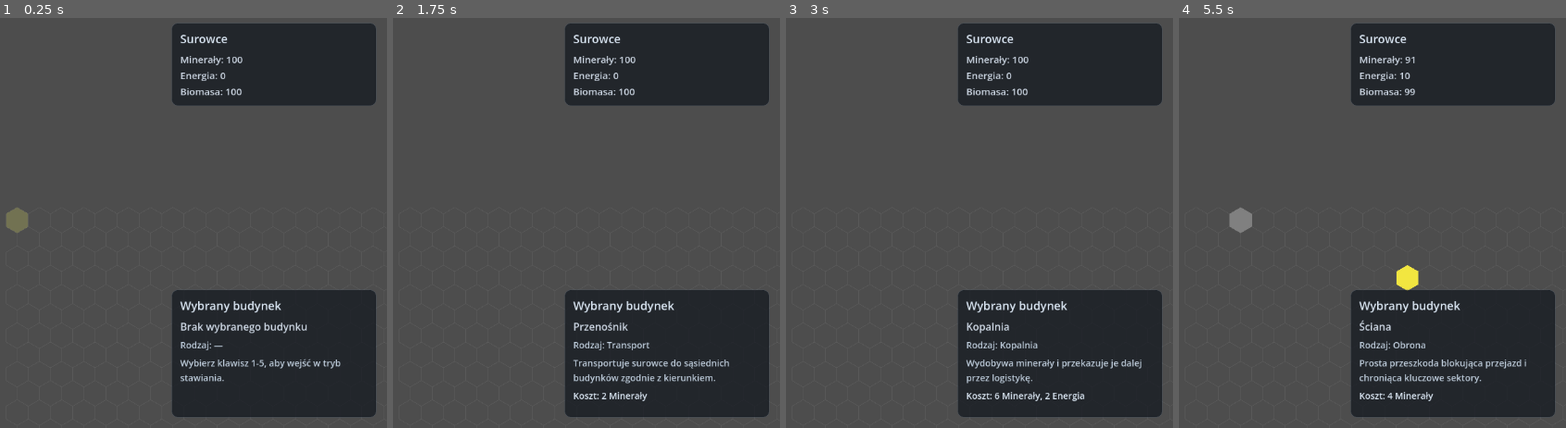
Above: before the commit, frames 1-4 (left to right).
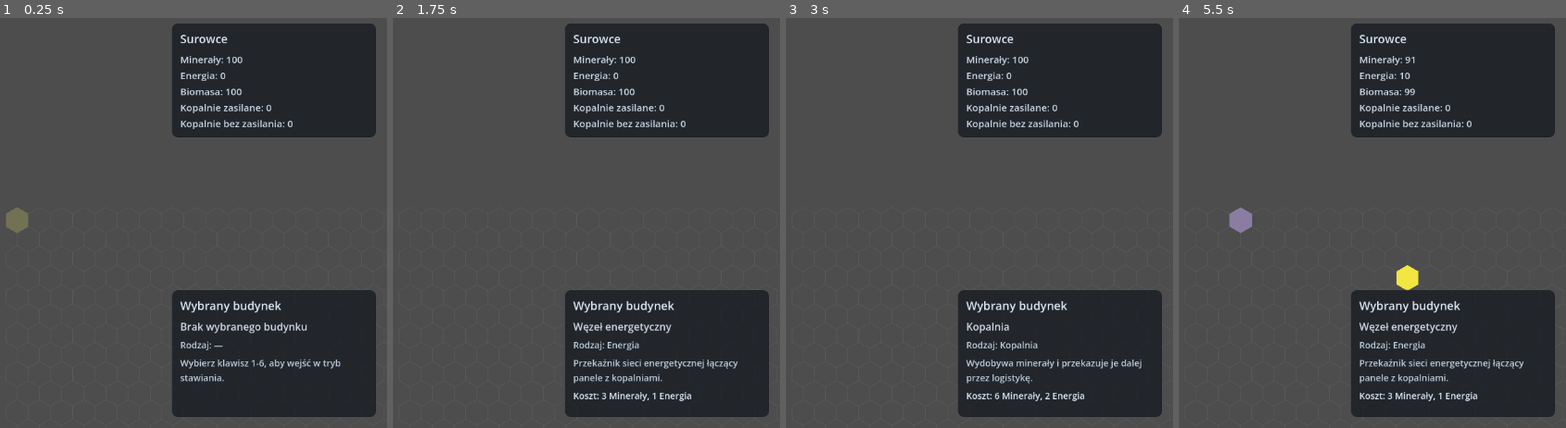
Above: after the commit, the same moments.

Repository: startrek1p2p/factory_game
Game: Godot game, scene res://scenes/main.tscn
The game is run twice, just before and just after one commit, with the same random seed, the same clock (stepped at 60 frames per second) and the same inputs.
Inputs (mouse positions are in pixels of both pictures, inside the frame that each line leads up to):
- Up to frame 1 (0.25 s): no input
- Up to frame 2 (1.75 s): tap Enter at 0.5 s; move the mouse to (571, 198) at 0.52 s; tap 6 (build_energy_node, bound only after the commit) at 0.6, 1.55 s; click (571, 198) at 0.67 s; tap Space at 1.25 s; move the mouse to (outside the picture) at 1.27 s; tap 3 (build_conveyor) at 1.35 s; click (outside the picture) at 1.42 s
- Up to frame 3 (3 s): tap Enter at 2 s; move the mouse to (878, 128) at 2.02 s; tap 0 (build_disable) at 2.1 s; click (878, 128) at 2.17 s; tap 6 (build_energy_node, bound only after the commit) at 2.3 s; tap Space at 2.75 s; move the mouse to (outside the picture) at 2.77 s; tap 2 (build_mine) at 2.85 s; click (outside the picture) at 2.92 s
- Up to frame 4 (5.5 s): tap 6 (build_energy_node, bound only after the commit) every 0.75 s from 3.05 to 5.3 s; tap Enter at 3.5 s; move the mouse to (1418, 284) at 3.52 s; tap 5 (build_solar_panel) at 3.6 s; click (1418, 284) at 3.67 s; tap Space at 4.25 s; move the mouse to (outside the picture) at 4.27 s; tap 4 (build_storage) at 4.35 s; click (outside the picture) at 4.42 s; move the mouse to (1233, 218) at 5.02 s; tap 1 (build_wall) at 5.1 s; click (1233, 218) at 5.17 s

The runs differ from the first frame. In frame 1, 3.9% of the frame differs, in the area x 44-98%, y 20-86%; in frame 2, 5.2%; in frame 3, 3.9%; in frame 4, 5.4%, in the area x 13-98%, y 20-94%.

Commit message:
Dodaj skrót klawiszowy 6 dla ENERGY_NODE i jego podgląd

Diff:
--- a/scripts/GridManager.gd
+++ b/scripts/GridManager.gd
@@ -15,7 +15,8 @@
 	MINE,
 	CONVEYOR,
 	STORAGE,
-	SOLAR_PANEL
+	SOLAR_PANEL,
+	ENERGY_NODE
 }
 
 enum Direction {
--- a/scripts/Main.gd
+++ b/scripts/Main.gd
@@ -29,7 +29,7 @@
 	print("Start systemu budowania")
 	_sync_renderer_state()
 	ui_controller.update_ui_margins(get_viewport_rect().size)
-	ui_controller.refresh_resources_panel(simulation.economy_state)
+	ui_controller.refresh_resources_panel(simulation.economy_state, simulation.get_power_debug_stats())
 	ui_controller.refresh_selected_building_panel(input_controller.selected_building, input_controller.build_mode_enabled)
 	renderer.queue_redraw()
 
@@ -66,7 +66,7 @@
 
 	simulation.economy_state.spend(cost)
 	grid.place_building(tile, building_type, direction)
-	ui_controller.refresh_resources_panel(simulation.economy_state)
+	ui_controller.refresh_resources_panel(simulation.economy_state, simulation.get_power_debug_stats())
 	renderer.queue_redraw()
 
 func _on_clear_requested(tile: Vector2i) -> void:
@@ -77,7 +77,7 @@
 	get_tree().quit()
 
 func _on_simulation_tick_completed() -> void:
-	ui_controller.refresh_resources_panel(simulation.economy_state)
+	ui_controller.refresh_resources_panel(simulation.economy_state, simulation.get_power_debug_stats())
 	print("Zasoby:", simulation.economy_state.resources)
 
 func _sync_renderer_state() -> void:
--- a/scripts/Simulation.gd
+++ b/scripts/Simulation.gd
@@ -9,10 +9,15 @@
 var reserved_targets: Dictionary = {}
 var reserved_sources: Dictionary = {}
 var active_mines: Dictionary = {}
+var mine_to_component: Dictionary = {}
+var component_has_panel: Dictionary = {}
+var powered_mines_count: int = 0
+var unpowered_mines_count: int = 0
 
 var energy_available: int = 0
 const SOLAR_OUTPUT_PER_TICK := 10
 const MINE_ENERGY_COST_PER_TICK := 10
+const ENERGY_NODE_CAPACITY := -1
 
 func _init(grid_manager):
 	grid = grid_manager
@@ -33,6 +38,7 @@
 	var input_snapshot: Dictionary = snapshot_items_from_grid()
 	var next_state: Dictionary = input_snapshot.duplicate(true)
 	energy_available = stage_collect_energy_from_solar_panels()
+	build_energy_network_components()
 	prepare_active_mines_from_snapshot()
 
 	stage_mines_generate_into_next_state(input_snapshot, next_state)
@@ -61,6 +67,8 @@
 
 			if cell["type"] != grid.BuildingType.MINE:
 				continue
+			if not is_mine_powered(tile):
+				continue
 			if not is_mine_active(tile):
 				continue
 
@@ -74,6 +82,8 @@
 			var cell = grid.get_cell(tile)
 
 			if cell["type"] != grid.BuildingType.MINE:
+				continue
+			if not is_mine_powered(tile):
 				continue
 			if not is_mine_active(tile):
 				continue
@@ -169,30 +179,114 @@
 	return generated_energy
 
 func prepare_active_mines_from_snapshot() -> void:
+	active_mines.clear()
+	powered_mines_count = 0
+	unpowered_mines_count = 0
+
 	if MINE_ENERGY_COST_PER_TICK <= 0:
 		for y in range(grid.GRID_HEIGHT):
 			for x in range(grid.GRID_WIDTH):
 				var tile = Vector2i(x, y)
 				var cell = grid.get_cell(tile)
-				if cell["type"] == grid.BuildingType.MINE:
-					active_mines[tile] = true
-		return
-
+				if cell["type"] != grid.BuildingType.MINE:
+					continue
+				if not is_mine_powered(tile):
+					unpowered_mines_count += 1
+					continue
+				active_mines[tile] = true
+				powered_mines_count += 1
+		return
+
+	var connected_mines: Array[Vector2i] = []
 	for y in range(grid.GRID_HEIGHT):
 		for x in range(grid.GRID_WIDTH):
 			var tile = Vector2i(x, y)
 			var cell = grid.get_cell(tile)
 			if cell["type"] != grid.BuildingType.MINE:
 				continue
-
-			if energy_available < MINE_ENERGY_COST_PER_TICK:
-				return
-
-			energy_available -= MINE_ENERGY_COST_PER_TICK
-			active_mines[tile] = true
+			if not is_mine_powered(tile):
+				unpowered_mines_count += 1
+				continue
+			connected_mines.append(tile)
+
+	for tile in connected_mines:
+		if energy_available < MINE_ENERGY_COST_PER_TICK:
+			break
+
+		energy_available -= MINE_ENERGY_COST_PER_TICK
+		active_mines[tile] = true
+		powered_mines_count += 1
+
+	unpowered_mines_count += connected_mines.size() - powered_mines_count
 
 func is_mine_active(tile: Vector2i) -> bool:
 	return active_mines.has(tile)
 
 func sync_energy_to_economy_state() -> void:
 	economy_state.resources[EconomyStateScript.RESOURCE_ENERGY] = energy_available
+
+func build_energy_network_components() -> void:
+	mine_to_component.clear()
+	component_has_panel.clear()
+	var traversable_tiles: Dictionary = {}
+
+	for y in range(grid.GRID_HEIGHT):
+		for x in range(grid.GRID_WIDTH):
+			var tile = Vector2i(x, y)
+			var building_type = grid.get_building_at(tile)
+			if _is_energy_network_tile(building_type):
+				traversable_tiles[tile] = true
+
+	var visited: Dictionary = {}
+	var component_id := 0
+
+	for tile in traversable_tiles.keys():
+		if visited.has(tile):
+			continue
+		_build_component_from_seed(tile, component_id, traversable_tiles, visited)
+		component_id += 1
+
+func _build_component_from_seed(seed_tile: Vector2i, component_id: int, traversable_tiles: Dictionary, visited: Dictionary) -> void:
+	var stack: Array[Vector2i] = [seed_tile]
+	visited[seed_tile] = true
+	var has_panel := false
+
+	while not stack.is_empty():
+		var current_tile: Vector2i = stack.pop_back()
+		var current_type = grid.get_building_at(current_tile)
+
+		if current_type == grid.BuildingType.SOLAR_PANEL:
+			has_panel = true
+		elif current_type == grid.BuildingType.MINE:
+			mine_to_component[current_tile] = component_id
+
+		for direction in range(6):
+			var neighbor_tile = grid.get_neighbor_tile(current_tile, direction)
+			if not grid.is_tile_in_bounds(neighbor_tile):
+				continue
+			if not traversable_tiles.has(neighbor_tile):
+				continue
+			if visited.has(neighbor_tile):
+				continue
+
+			visited[neighbor_tile] = true
+			stack.append(neighbor_tile)
+
+	component_has_panel[component_id] = has_panel
+
+func _is_energy_network_tile(building_type: int) -> bool:
+	return building_type == grid.BuildingType.SOLAR_PANEL \
+		or building_type == grid.BuildingType.ENERGY_NODE \
+		or building_type == grid.BuildingType.MINE
+
+func is_mine_powered(tile: Vector2i) -> bool:
+	var component_id = mine_to_component.get(tile, null)
+	if component_id == null:
+		return false
+	return bool(component_has_panel.get(component_id, false))
+
+func get_power_debug_stats() -> Dictionary:
+	return {
+		"powered_mines": powered_mines_count,
+		"unpowered_mines": unpowered_mines_count
+	}
--- a/scripts/WorldRenderer.gd
+++ b/scripts/WorldRenderer.gd
@@ -53,6 +53,9 @@
 				grid.BuildingType.SOLAR_PANEL:
 					draw_colored_polygon(polygon, Color(0.95, 0.9, 0.25))
 
+				grid.BuildingType.ENERGY_NODE:
+					draw_colored_polygon(polygon, Color(0.65, 0.45, 0.95))
+
 func draw_items():
 	for y in range(grid.GRID_HEIGHT):
 		for x in range(grid.GRID_WIDTH):
@@ -85,6 +88,8 @@
 			color = Color(0.3, 0.9, 0.3, 0.3)
 		grid.BuildingType.SOLAR_PANEL:
 			color = Color(0.95, 0.9, 0.25, 0.3)
+		grid.BuildingType.ENERGY_NODE:
+			color = Color(0.65, 0.45, 0.95, 0.3)
 
 	draw_colored_polygon(polygon, color)
 
--- a/scripts/controllers/InputController.gd
+++ b/scripts/controllers/InputController.gd
@@ -14,6 +14,7 @@
 const ACTION_BUILD_CONVEYOR := "build_conveyor"
 const ACTION_BUILD_STORAGE := "build_storage"
 const ACTION_BUILD_SOLAR_PANEL := "build_solar_panel"
+const ACTION_BUILD_ENERGY_NODE := "build_energy_node"
 const ACTION_BUILD_DISABLE := "build_disable"
 const ACTION_ROTATE_BUILDING := "rotate_building"
 const ACTION_QUIT := "quit_game"
@@ -29,6 +30,7 @@
 	_register_action_if_missing(ACTION_BUILD_CONVEYOR, KEY_3)
 	_register_action_if_missing(ACTION_BUILD_STORAGE, KEY_4)
 	_register_action_if_missing(ACTION_BUILD_SOLAR_PANEL, KEY_5)
+	_register_action_if_missing(ACTION_BUILD_ENERGY_NODE, KEY_6)
 	_register_action_if_missing(ACTION_BUILD_DISABLE, KEY_0)
 	_register_action_if_missing(ACTION_ROTATE_BUILDING, KEY_R)
 	_register_action_if_missing(ACTION_QUIT, KEY_ESCAPE)
@@ -54,6 +56,9 @@
 		build_mode_enabled = true
 	elif Input.is_action_pressed(ACTION_BUILD_SOLAR_PANEL):
 		selected_building = GridManagerScript.BuildingType.SOLAR_PANEL
+		build_mode_enabled = true
+	elif Input.is_action_pressed(ACTION_BUILD_ENERGY_NODE):
+		selected_building = GridManagerScript.BuildingType.ENERGY_NODE
 		build_mode_enabled = true
 
 	if previous_selection != selected_building or previous_mode != build_mode_enabled:
--- a/scripts/controllers/UIController.gd
+++ b/scripts/controllers/UIController.gd
@@ -36,6 +36,12 @@
 		"kind": "energia",
 		"description": "Zapewnia stałą moc dla infrastruktury wydobywczej.",
 		"cost": {"Minerały": 5, "Biomasa": 1}
+	},
+	GridManagerScript.BuildingType.ENERGY_NODE: {
+		"name": "Węzeł energetyczny",
+		"kind": "energia",
+		"description": "Przekaźnik sieci energetycznej łączący panele z kopalniami.",
+		"cost": {"Minerały": 3, "Energia": 1}
 	}
 }
 
@@ -63,19 +69,23 @@
 	building_cost_label = main_node.get_node("UI/BottomRightMargin/SelectedBuildingPanel/BuildingVBox/BuildingCost")
 	status_label = main_node.get_node("UI/TopRightMargin/ResourcesPanel/ResourcesVBox/StatusLabel")
 
-func refresh_resources_panel(economy_state) -> void:
+func refresh_resources_panel(economy_state, power_debug: Dictionary = {}) -> void:
 	var resources: Dictionary = economy_state.resources
-	resources_value_label.text = "Minerały: %d\nEnergia: %d\nBiomasa: %d" % [
+	var powered_mines := int(power_debug.get("powered_mines", 0))
+	var unpowered_mines := int(power_debug.get("unpowered_mines", 0))
+	resources_value_label.text = "Minerały: %d\nEnergia: %d\nBiomasa: %d\nKopalnie zasilane: %d\nKopalnie bez zasilania: %d" % [
 		int(resources.get("Minerały", 0)),
 		int(resources.get("Energia", 0)),
-		int(resources.get("Biomasa", 0))
+		int(resources.get("Biomasa", 0)),
+		powered_mines,
+		unpowered_mines
 	]
 
 func refresh_selected_building_panel(selected_building: int, build_mode_enabled: bool) -> void:
 	if not build_mode_enabled:
 		building_name_label.text = "Brak wybranego budynku"
 		building_kind_label.text = "Rodzaj: —"
-		building_description_label.text = "Wybierz klawisz 1-5, aby wejść w tryb stawiania."
+		building_description_label.text = "Wybierz klawisz 1-6, aby wejść w tryb stawiania."
 		building_cost_label.visible = false
 		return
 
